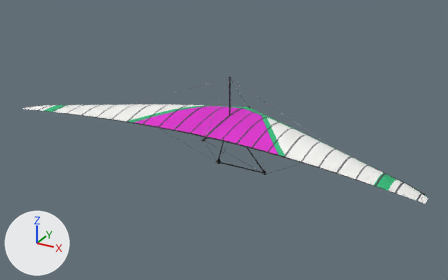
Renders of the Blender file assets/source/glider_bautek_fizz.blend from each side of a commit.
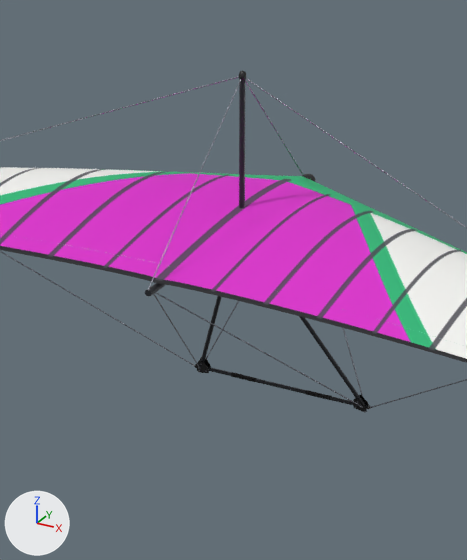
The first picture shows the older version from a camera (50 mm lens) standing at (6.82, -12.45, 5.88) and looking at (0.06, -0.15, -0.27). The close-ups show the older and then the newer version on the part from 36% to 66% of the width and 20% to 78% of the height of that picture. Only the edits that show in the close-ups are written down. Lighting does not change. The marker at lower left points along +X, +Y and +Z.

In view in the first close-up: 'ControlFrame', 'Frame', 'Sail'.
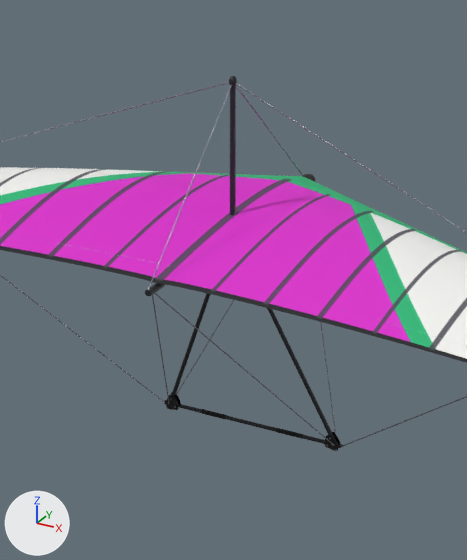
The newer file is also turned or shifted as a whole; pictures and numbers use the older file's frame.

Scene script edits in JSON lines:
```json
{"block": "me_frame", "where": "me_frame.from_pydata(...)  # 1294 vertices, 1074 faces; spans x -5.1..5.1, y -1.22..1.38, z -0.02..1.25"}
{"block": "me_frame", "where": "# used by ob_frame; location = (0.0, 0.0, 0.0)"}
{"block": "me_frame", "change": "me_frame part 1: the loose piece of 16 vertices spanning x -0.02..0.02, y 0.23..0.27, z 0.06..1.21 is moved by (0.0, -0.14, 0.0)"}
{"block": "me_frame", "change": "me_frame part 2: the loose piece of 48 vertices spanning x -0.03..0.03, y 0.22..0.28, z 1.17..1.25 is moved by (0.0, -0.14, 0.0)"}
{"block": "me_frame", "change": "me_frame part 3: all 24 vertices in x 0.0, y 0.25, z 1.21 are moved by (0.0, -0.14, 0.0)"}
{"block": "me_controlframe", "where": "# used by ob_controlframe; location = (0.0, 0.0, 0.0)"}
{"op": "remove", "block": "me_controlframe", "code": "me_controlframe.from_pydata(...)  # 3226 vertices, 1486 faces; spans x -3.02..3.02, y -1.03..1.23, z -1.54..0.09"}
{"op": "add", "block": "me_controlframe", "code": "me_controlframe.from_pydata(...)  # 3226 vertices, 1486 faces; spans x -3.02..3.02, y -1.03..1.23, z -1.64..0.09"}
{"block": "me_controlframe", "change": "me_controlframe part 4: 3034 of 3226 vertices moved; they spanned x -0.79..0.79, y -0.05..0.94, z -1.54..0.09 and now span x -0.79..0.79, y 0.05..0.46, z -1.64..0.09; mean shift (0.0, -0.35, -0.08); largest move (-0.71, 0.9, -1.54) -> (-0.71, 0.4, -1.64)"}
{"block": "me_controlframe", "change": "other edits to the shape of me_controlframe do not show in these pictures"}
```

What differs and where, as boxes [x1, y1, x2, y2] in the close-ups (467 x 560 px; the box of a moved part takes in the faces that stretch with it):
```json
{"object": "ControlFrame", "change": "reshaped", "before": [0, 251, 467, 412], "after": [0, 275, 467, 451]}
{"object": "Frame", "change": "reshaped", "before": [0, 70, 467, 296], "after": [0, 76, 467, 296], "on screen": "mostly hidden"}
{"part": 1, "of": "me_frame", "change": "moved or reshaped", "before": [239, 79, 245, 208], "after": [230, 85, 236, 215]}
{"part": 2, "of": "me_frame", "change": "moved or reshaped", "before": [239, 70, 246, 80], "after": [229, 76, 237, 86]}
{"part": 3, "of": "me_frame", "change": "moved or reshaped", "before": [0, 76, 467, 291], "after": [0, 82, 467, 291], "on screen": "mostly hidden"}
```
